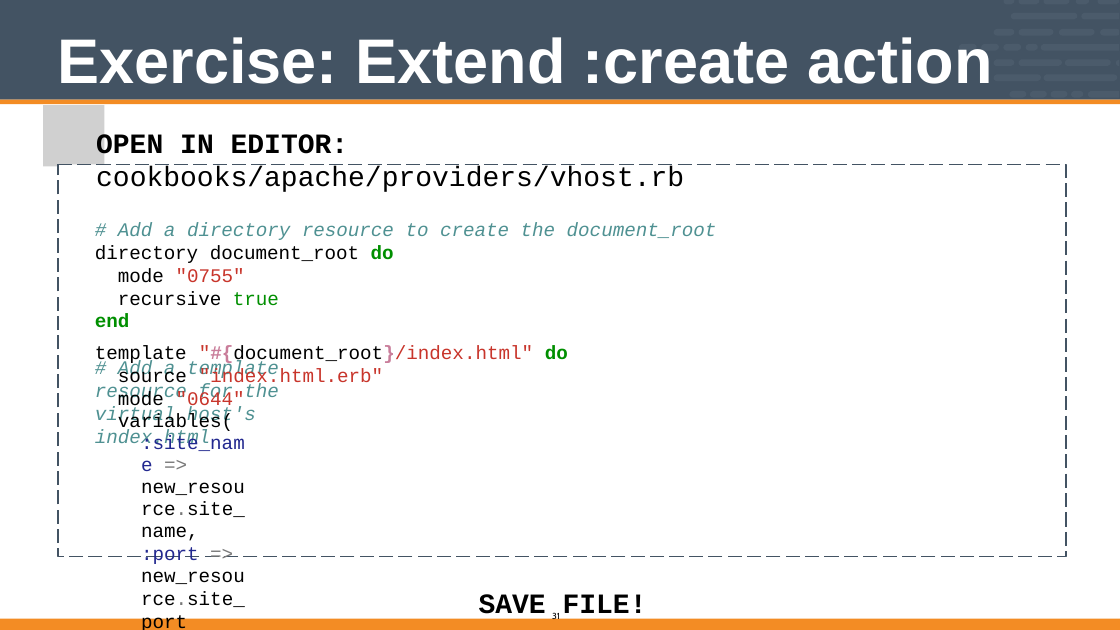
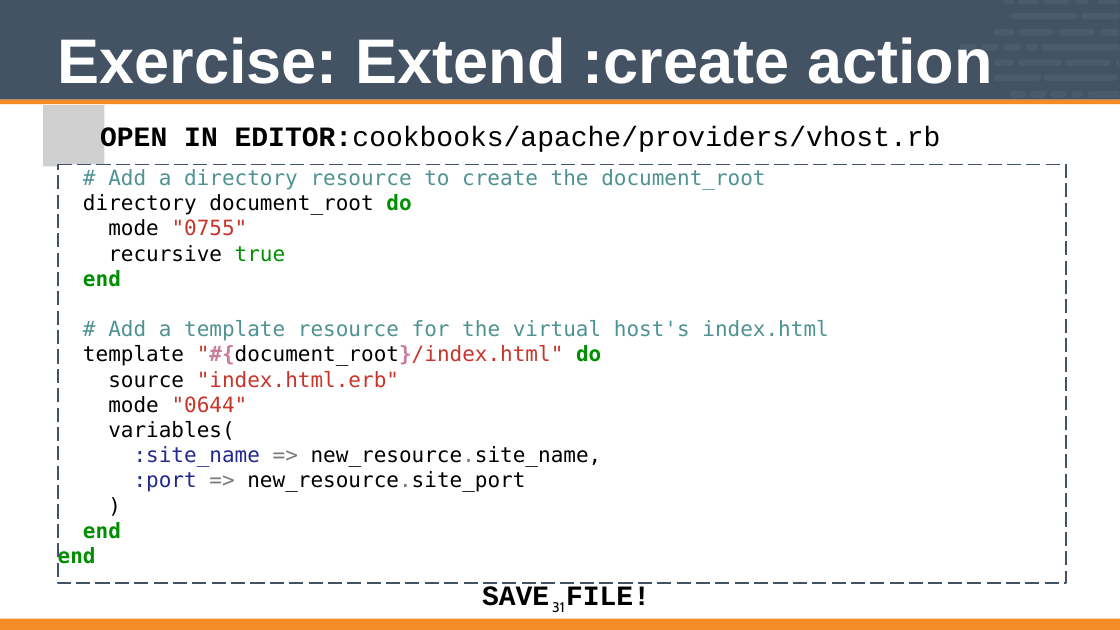
Before and after one commit to vinyar/chef-intermediate, a slide deck: slide 31 of Modules/04-Chef_Intermediate.pptx. Drawn at 1120x630 pixels with LibreOffice and Linux fonts; fonts in the diff are those of the drawing; grey boxes stand for pictures. Boxes give left, top, right and bottom in pixels: in the first picture for what was removed or moved away, otherwise in the second. Text is boxed around its words. In the diff, an @@ line names an element or a change of style, - is before the commit and + after.

Commit message:
Fixed code and other text formatting

```diff
--- a/Modules/04-Chef_Intermediate.pptx
+++ b/Modules/04-Chef_Intermediate.pptx
@@ text at [100, 126, 941, 154]: text changed; size 22 to 32 pt; text colour #4F9192 to #000000 @@
-OPEN IN EDITOR: cookbooks/apache/providers/vhost.rb
-# Add a directory resource to create the document_root
-directory document_root do
-mode "0755" recursive true
-end
-# Add a template resource for the virtual host's index.html
+OPEN IN EDITOR:cookbooks/apache/providers/vhost.rb
@@ freeform shape: place and size @@
-freeform shape at [58, 164, 1066, 556]
+freeform shape at [58, 164, 1066, 583]
@@ text in freeform shape at [58, 169, 828, 568]: text added @@
+# Add a directory resource to create the document_root
+directory document_root do
+mode "0755"
+recursive true
+end
+# Add a template resource for the virtual host's index.html
+template "#{document_root}/index.html" do
+source "index.html.erb"
+mode "0644"
+variables(
+:site_name => new_resource.site_name,
+:port => new_resource.site_port
+)
+end
+end
@@ freeform shape "# Add a directory resource ...": place and size @@
-freeform shape "# Add a directory resource ..." at [58, 164, 1066, 556]
+freeform shape "# Add a directory resource ..." at [58, 164, 1066, 580]
@@ text removed at [95, 346, 187, 388] @@
-template source
@@ text removed at [199, 346, 568, 389] @@
-"#{document_root}/index.html" do
-"index.html.erb"
@@ text removed at [118, 391, 245, 630] @@
-mode "0644" variables(
-:site_name => new_resource.site_name,
-:port => new_resource.site_port
-)
-end end
@@ text "SAVE FILE!" rewrapped from [479, 594, 647, 621] to [482, 586, 650, 606] @@
@@ page number: place and size @@
-page number at [552, 612, 560, 622]
+page number at [552, 602, 565, 612]
@@ page number at [552, 602, 565, 612]: size 10 to 16 pt @@
```
Also in this commit, not shown: 55 other slides changed.
